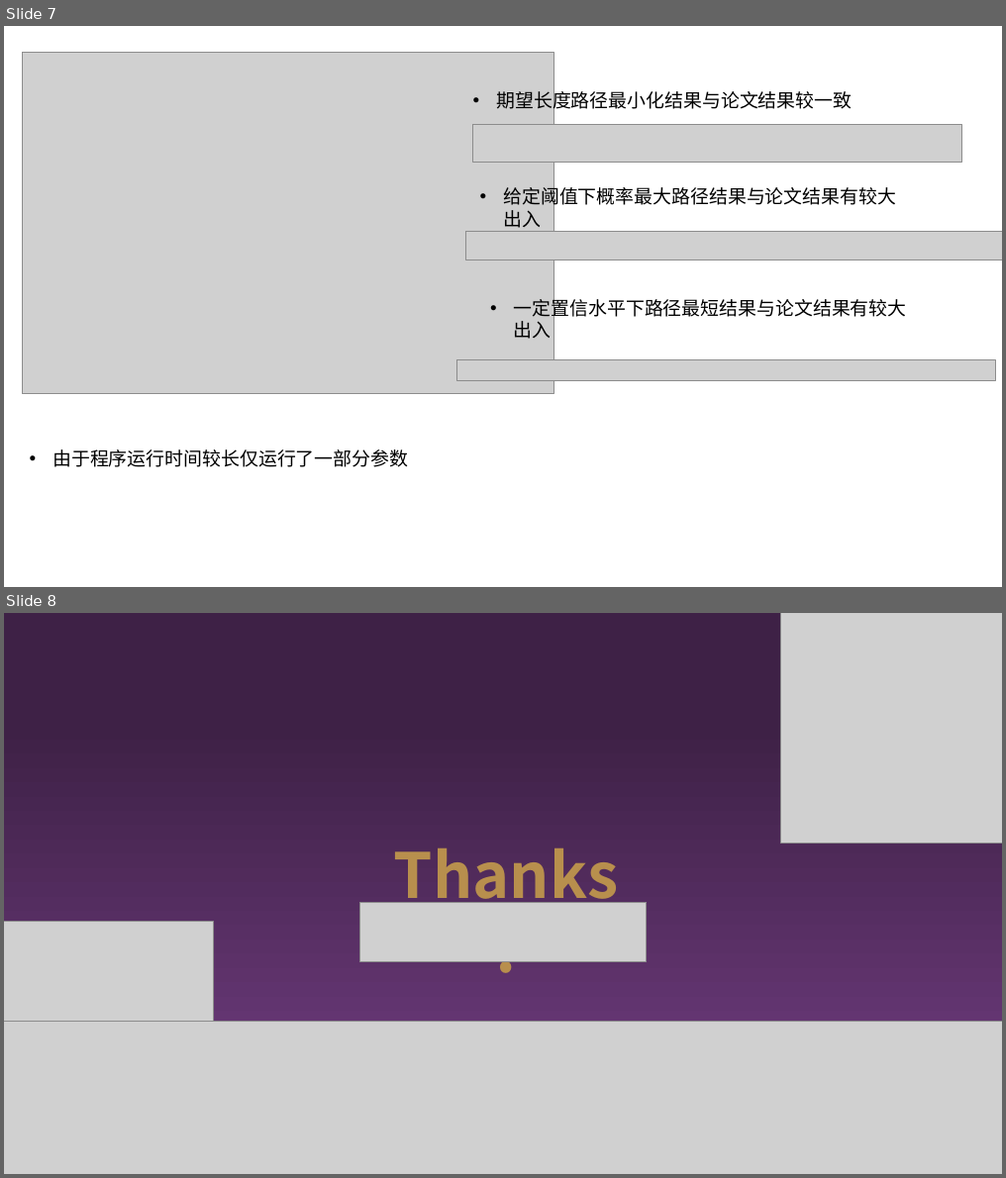
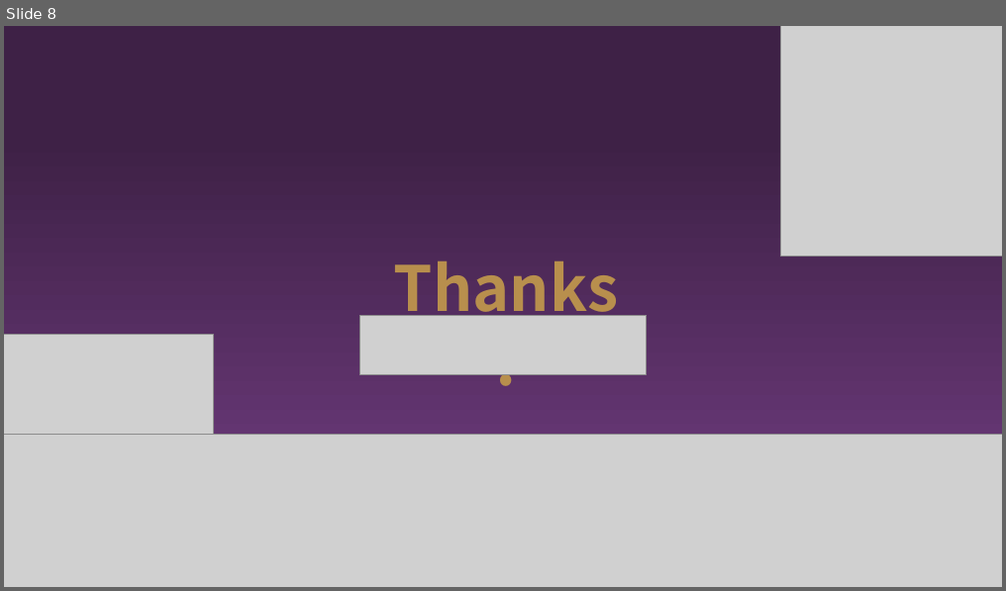
Before and after one commit to enbao5833/SSP, a slide deck: ppt/毕设 .pptx. Shown one above the other, each under a label of ours: slides 7 and 8 before the commit, slide 8 after it. The pictures are 1006x1178 and 1006x591 pixels, drawn with LibreOffice and Linux fonts; fonts in the diff are those of the drawing; grey boxes stand for pictures; background and template pictures are left out. Boxes give left, top, right and bottom in pixels: in the first picture for what was removed or moved away, otherwise in the second. Text is boxed around its words. In the diff, an @@ line names an element or a change of style, - is before the commit and + after.

```diff
--- a/ppt/毕设 .pptx
+++ b/ppt/毕设 .pptx
@@ slide 7 removed at [4, 26, 1002, 587], background picture (left out) @@
@@ picture removed at [22, 52, 553, 394] @@
@@ text removed at [496, 88, 851, 113] @@
-• 期望长度路径最小化结果与论文结果较一致
@@ picture removed at [472, 125, 961, 163] @@
@@ text removed at [503, 184, 896, 228] @@
-• 给定阈值下概率最大路径结果与论文结果有较大出入
@@ picture removed at [466, 231, 1002, 261] @@
@@ text removed at [514, 295, 907, 339] @@
-• 一定置信水平下路径最短结果与论文结果有较大出入
@@ picture removed at [456, 360, 995, 381] @@
@@ text removed at [53, 450, 408, 468] @@
-• 由于程序运行时间较长仅运行了一部分参数
```
Also in this commit, not shown: 2 slides changed, 5 slides added, 4 other slides removed, 42 other files.
